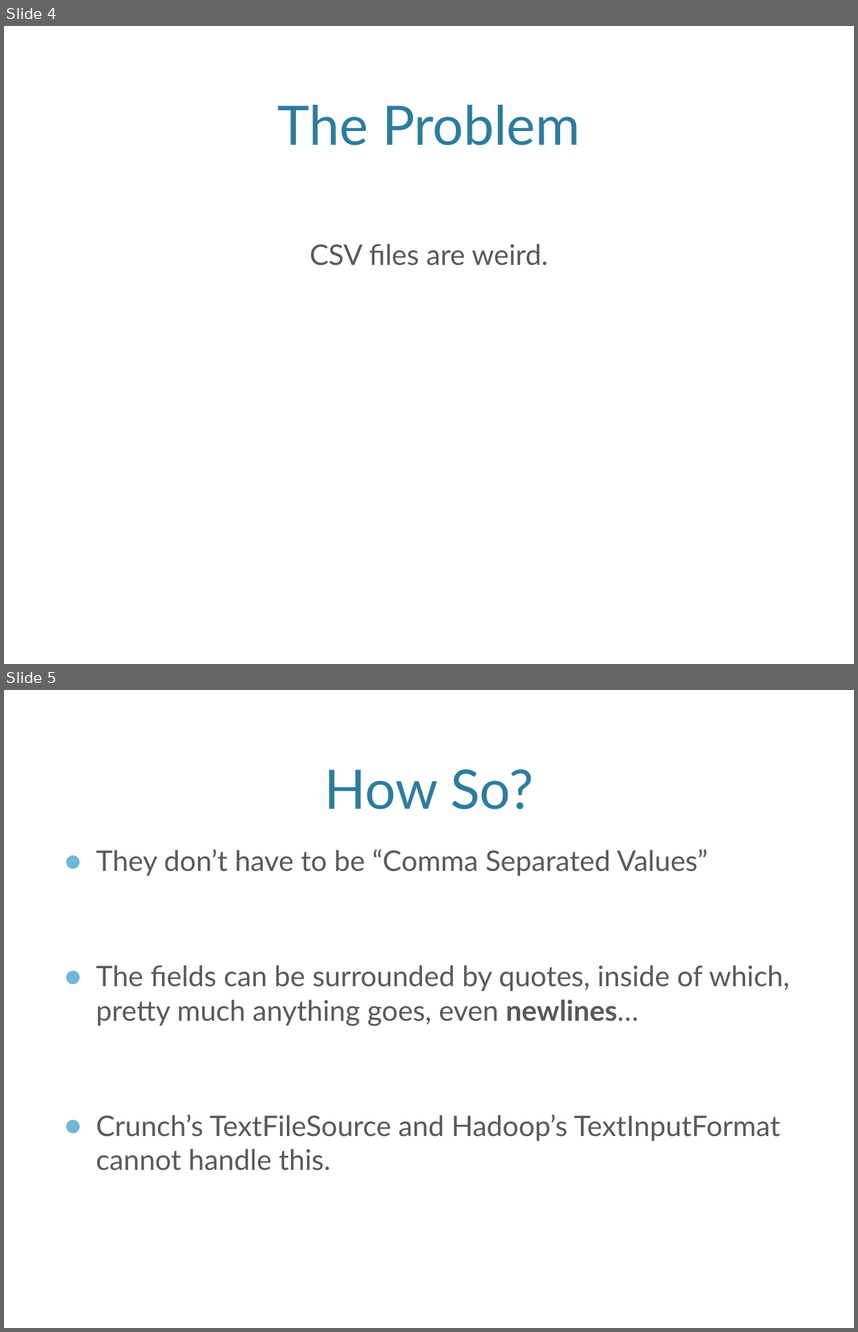
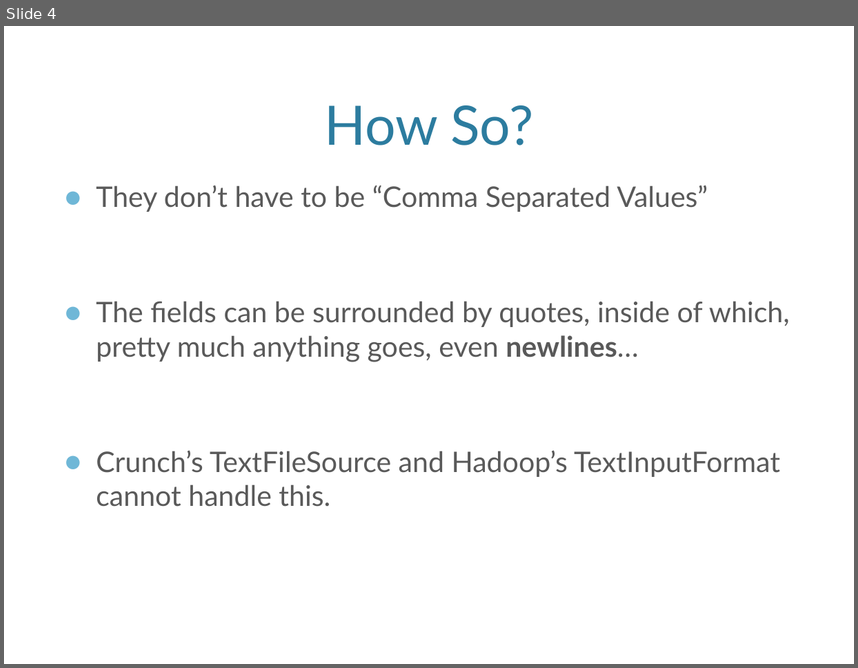
Before and after one commit to champgm/Big-Data-Talk, a slide deck: BigDataTalk.pptx. Shown one above the other, each under a label of ours: slides 4 and 5 before the commit, slide 4 after it. The pictures are 858x1332 and 858x668 pixels, drawn with LibreOffice and Linux fonts; fonts in the diff are those of the drawing; background and template pictures are left out. Boxes give left, top, right and bottom in pixels: in the first picture for what was removed or moved away, otherwise in the second. Text is boxed around its words. In the diff, an @@ line names an element or a change of style, - is before the commit and + after.

Commit message:
ineedtostopeditingthis

```diff
--- a/BigDataTalk.pptx
+++ b/BigDataTalk.pptx
@@ slide 4 removed at (4, 26, 854, 664), background picture (left out) @@
@@ title removed at (278, 105, 580, 145) @@
-The Problem
@@ text removed at (310, 243, 548, 265) @@
-CSV files are weird.
@@ what was slide 5 is now slide 4 @@
```
